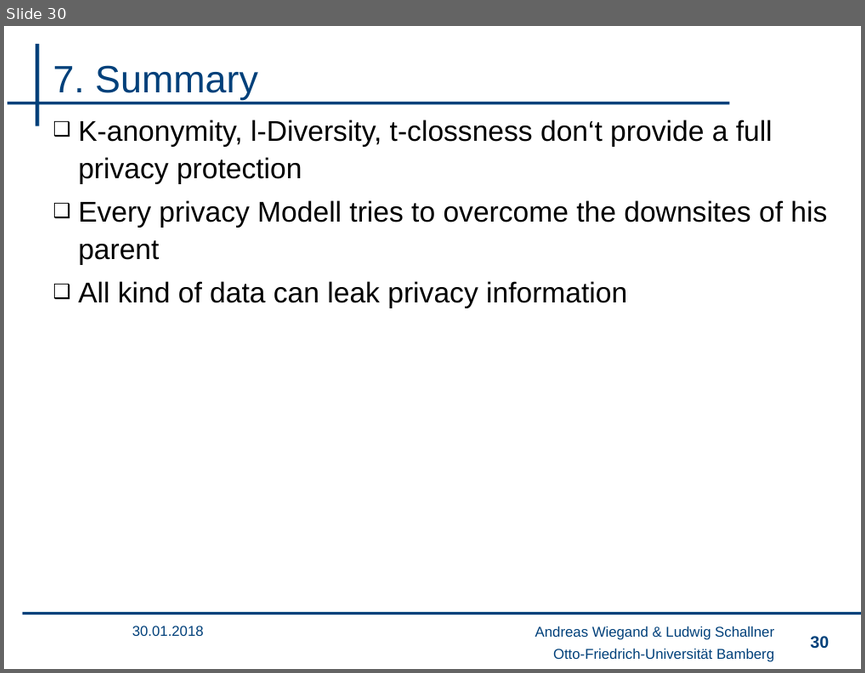
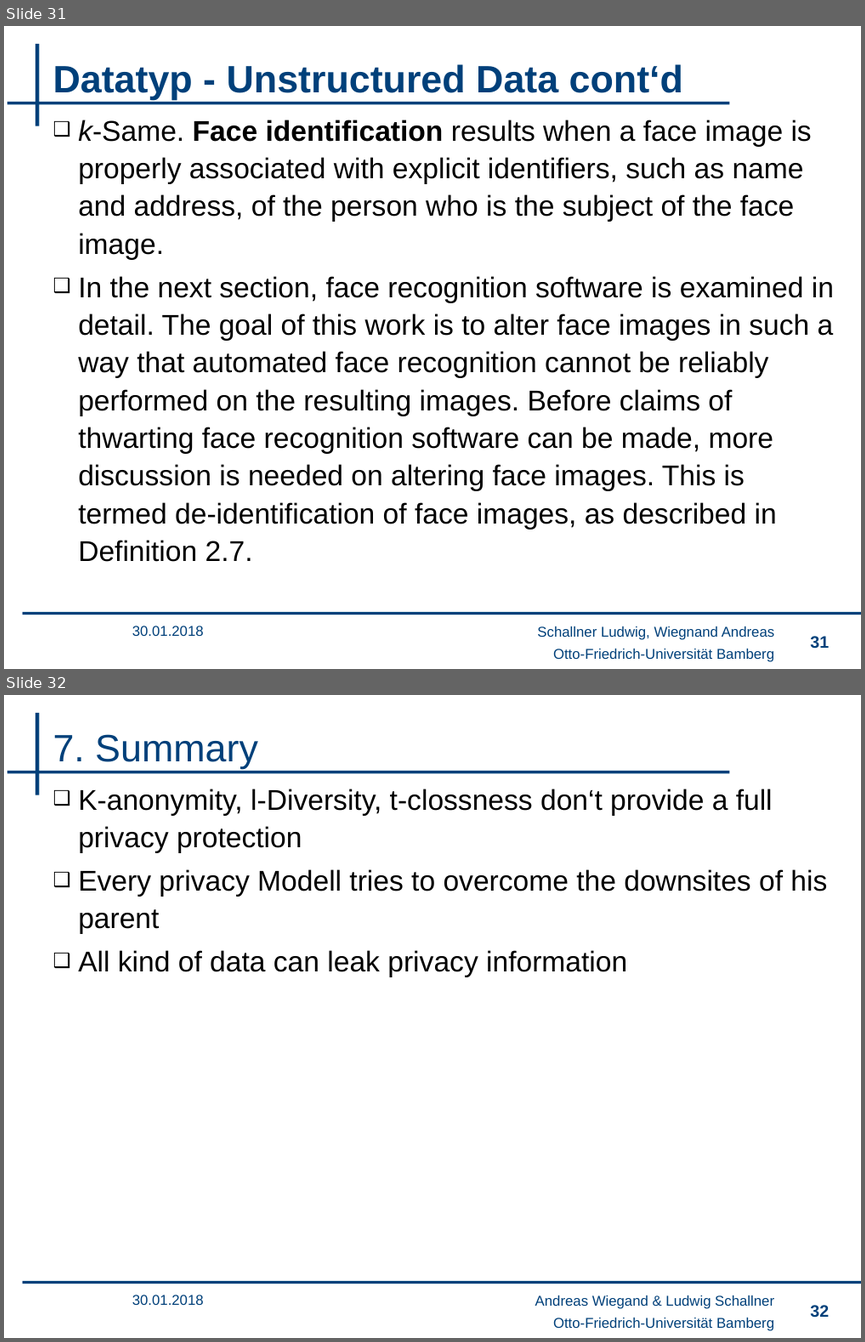
Before and after one commit to wsgan001/PSI-MSem, a slide deck: presentation/sicherheits_final_an.pptx. Shown one above the other, each under a label of ours: slide 30 before the commit, slides 31 and 32 after it. The pictures are 865x673 and 865x1342 pixels, drawn with LibreOffice and Linux fonts; fonts in the diff are those of the drawing; background and template pictures are left out. Boxes give left, top, right and bottom in pixels: in the first picture for what was removed or moved away, otherwise in the second. Text is boxed around its words. In the diff, an @@ line names an element or a change of style, - is before the commit and + after.

```diff
--- a/presentation/sicherheits_final_an.pptx
+++ b/presentation/sicherheits_final_an.pptx
@@ slide 31 added at [4,26,861,669], background #FFFFFF; not listed: 4 template elements that a slide beside it also shows @@
@@ title added at [53,64,683,100], 32 pt, text #00407A, bold @@
+Datatyp - Unstructured Data cont‘d
@@ text added at [78,120,834,562], 24 pt, text #000000 @@
+❑ k-Same. Face identification results when a face image is properly associated with explicit identifiers, such as name and address, of the person who is the subject of the face image.
+❑ In the next section, face recognition software is examined in detail. The goal of this work is to alter face images in such a way that automated face recognition cannot be reliably performed on the resulting images. Before claims of thwarting face recognition software can be made, more discussion is needed on altering face images. This is termed de-identification of face images, as described in Definition 2.7.
@@ text added at [132,625,204,635], 12 pt, text #00407A @@
+30.01.2018
@@ text added at [537,626,774,640], 12 pt, text #00407A @@
+Schallner Ludwig, Wiegnand Andreas
@@ page number added at [810,635,828,648], 14 pt, text #00407A @@
+31
@@ what was slide 30 is now slide 32 @@
@@ page number at [810,1304,828,1317]: text changed @@
-30
+32
```
Also in this commit, not shown: 1 slide changed, 1 other slide added, 2 other files.
